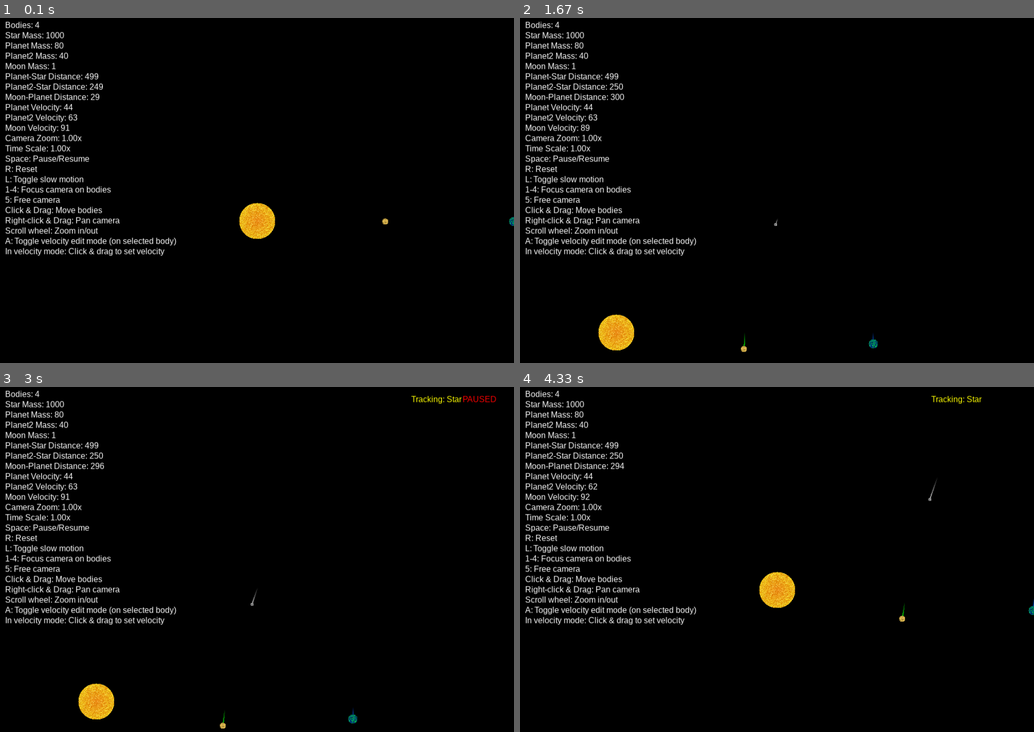
Above: before the commit, frames 1-4 (two rows, left to right).
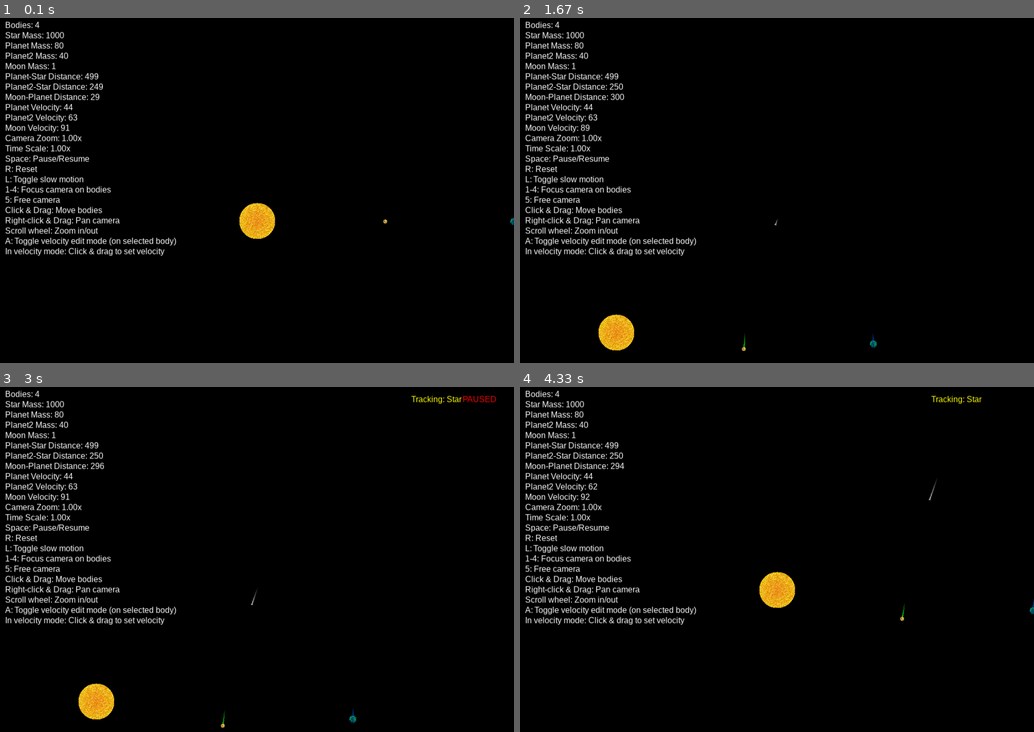
Above: after the commit, the same moments.

Repository: spacemane64/gravity_sim
Game: pygame game, started from gravity_sim.py
The game is run twice, just before and just after one commit, with the same random seed, the same clock (stepped at 60 frames per second) and the same inputs.
Inputs (mouse positions are in pixels of both pictures, inside the frame that each line leads up to):
- Up to frame 1 (0.1 s): no input
- Up to frame 2 (1.67 s): click (777, 221) at 0.38 s; tap 3 at 0.67 s; press the mouse at (777, 221) at 1.03 s; move the mouse to (741, 176) at 1.13 s; release the mouse at (705, 135) at 1.27 s; right-click (956, 300) at 1.38 s
- Up to frame 3 (3 s): tap Space at 2.17, 2.57, 2.9 s; click (210, 456) at 2.58 s; click (349, 728) at 2.92 s; tap 4 at 2.98 s
- Up to frame 4 (4.33 s): tap Space at 3.2, 3.4, 3.7, 3.97, 4.3 s; click (648, 656) at 3.42 s; click (725, 611) at 3.98 s; click (607, 531) at 4.32 s

The runs differ from the first frame. In frame 1, less than 0.1% of the frame differs, in the area x 74-100%, y 57-61%; in frame 2, less than 0.1%, in the area x 42-70%, y 59-97%; in frame 3, less than 0.1%; in frame 4, less than 0.1%.

Commit message:
Gravity Simulation V2.1

Diff:
--- a/gravity_sim.py
+++ b/gravity_sim.py
@@ -369,7 +369,7 @@
     # Initial velocity for a stable orbit
     velocity=[0, math.sqrt(G * star.mass / planet_star_distance)],
     color=BLUE,
-    radius=9  # Reduced from 12
+    radius=7  # Updated from 9 to 7
 )
 
 # Green planet - closer to the star
@@ -379,7 +379,7 @@
     # Initial velocity for a stable orbit
     velocity=[0, math.sqrt(G * star.mass / planet2_star_distance)],
     color=GREEN,
-    radius=6  # Reduced from 8
+    radius=4  # Updated from 6 to 4
 )
 
 # Small orbiting body (like a moon)
@@ -389,7 +389,7 @@
     # Initial velocity will be set below
     velocity=[0, 0],
     color=GRAY,
-    radius=3  # Reduced from 5
+    radius=2  # Updated from 3 to 2
 )
 
 bodies = [star, planet, planet2, moon]
